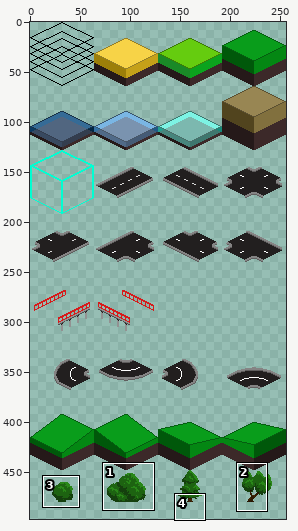
File history of a sprite sheet, internal/ui/assets/geo-spritesheet.png. Above, an overview of the earlier version with the close-up marked.
Close-up. Old version:
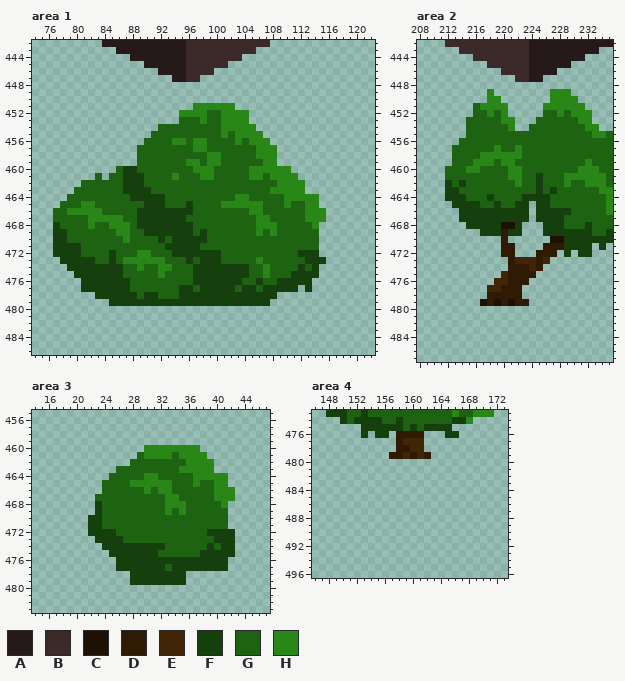
The file is 256x512 pixels. Colours within 5 levels of each other are drawn and written as one. Shown: area 1: x 74..122, y 442..486; area 2: x 208..235, y 442..487; area 3: x 14..47, y 455..483; area 4: x 146..173, y 473..496. The wide view leaves out empty margins. The commit also changed other parts of the picture, which this record leaves out.
Palette (. is transparent): A #251919  B #3c2929  C #1e1103  D #2f1a03  E #402507  F #15400e  G #1d6311  H #298718
Pixels before, area 1, first column x 77:
442 .......AAAAAAAAAAAABBBBBBBBBBBB........
443 .........AAAAAAAAAABBBBBBBBBB..........
444 ...........AAAAAAAABBBBBBBB............
445 .............AAAAAABBBBBB..............
446 ...............AAAABBBB................
447 .................AABB..................
448 .......................................
449 .......................................
450 .......................................
451 ....................HHHHHH.............
452 ..................HHHHGGHHHH...........
453 ..................GGGHGGHHHH...........
454 ...............GGGGGGGGGHHHHH..........
455 ..............GGGGGGGGGGHGHHHH.........
456 .............GGGGHHGHHGGGGHGHHH........
457 ............GGGGGGGGHHGGGGGGGHHH.......
458 ............GGGGGGGGGGHHGGGGGHHH.......
459 ............GGGGGGGHHGHHGGGGGGHH.......
460 .........GFFGGGGGGGGHHHGGGGGHHHHHH.....
461 ......G.GGFFFGGGGHGGGHHGGGGGHHGHHHH....
462 ....GGGGGGFFFGGGGGGGGGGGGGGGGGGGHHHH...
463 ...GGGGGGGFFFFGGGGGGGGGGGGGGGGGHHHHH...
464 ..GGGGGGGGGFFFFFGGGGGGGGGGHHGGGGGHHHHH.
465 .GGGHHGGGGGGGFFFGGGFGGGGHHHHHHGGGHGGHH.
466 GGHHHHHGGGGGFFFFFFFFGGGGGGGGHHGGGGGGHHH
467 GGGGGHHHHHGGFFFFFFFGGGGGGGGGGHHGGGGGHHH
468 FGGGGHGGHHHGFFFFFFFFGGGGGGGGGHHHGGGGGH.
469 FFGGGGGGGHHGGFFFFFFFGFGGGGGGGHGHGGGGGG.
470 FFGGGGGGGGHGGGGFGFFFFFGGGGGGGGGGGGGGGG.
471 FFFFGGGGGGGGGGGGFFFFFGGGGGGGGGGGGGGGGG.
472 FFFFGGGGFGGGHHGGGFFFFFFFGGGGGGGGGGGFFF.
473 .FFFFFGGFGHHHHHHGGGFGFFFGGGGGHGGGGGGFFF
474 ..FFFFFFFFGGHGGHHGGGFFFFFFFFGGHGGGGFGF.
475 ...FFFFFFFGGGGGHGGGGFFFFFFFFGGHGGGFFFF.
476 ....FFFFFFFGGGGGGGGGFFFFFFFGGFGGFFFFF..
477 ....FFFFFFFGGGGGGGFFGFFFFFGFFGFFFFF.F..
478 ......FFFFFFGFFGGGFFFFFFFFFFFFFF.......
479 ........FFFFFFFFFFFFFFFFFFFFFFF........
Pixels before, area 2, first column x 212:
442 BBBBBBBBBBBBAAAAAAAAAAAA
443 ..BBBBBBBBBBAAAAAAAAAA..
444 ....BBBBBBBBAAAAAAAA....
445 ......BBBBBBAAAAAA......
446 ........BBBBAAAA........
447 ..........BBAA..........
448 ........................
449 ......H........HHH......
450 ......HH.......HHHH.....
451 ....GHHHH.....HHHHHH....
452 ....GGHGH.....GGHGHHH...
453 ...GGGGGHH...GGGGGGHH...
454 ...GGGGGGH..GGGGGGGGHH..
455 ...GGGGGGGGGGGGGGGGGGHHG
456 ..GGGGGGGGGGGGGGGGGGGGGG
457 .GGGGGGHGGHGGGGGGGGGGGGG
458 .GGGGHHHHHHGGGGGGGGGGGGG
459 .GGGHHHGHHGGGGGGGGGGHGGG
460 GGGHHGGGGHHGGGGGGGGHHHGG
461 GGGGGGGGGHHGGFGGGHHHHHHG
462 FGFGGGGGGGHGGFGGGHGGHHHG
463 FFGGGGGGGGGGGFGFGGGGGGHH
464 FFFGGGFGGGGFFFFGGGGGGGGH
465 .FFFFGGFGGFF.FFGGGGGGGGH
466 ..FFFFFFFFFF.FFFFFGGGGGH
467 ..FFFFFFFFFF.FFFFGGGGGGG
468 ...FFFFFCCF...FFFGGGFGGG
469 .....FFFDFF...FFFFFFFGGF
470 ........D......CCFFFFFFF
471 ........DD....DDDFFFF.F.
472 ........DD...DDD.F.FF...
473 .........DEEEDE.........
474 .........DDDED..........
475 ........EDDDD...........
476 .......EEDDD............
477 ......EEDDD.............
478 ......DDDDD.............
479 .....CDCDCDD............
Pixels before, area 3, first column x 22:
460 ........HHHHHHHH.....
461 .......GHHHHGHHHH....
462 ......GGGGGGGGHHHH...
463 ....GGGGGGGGGHHHHH...
464 ...GGGGGHHGGGGGHHHHH.
465 ..GGGGHHHHHHGGGHGGHH.
466 ..GGGGGGHGHHGGGGGGHHH
467 .GGGGGGGGGGHHGGGGGHHH
468 .FGGGGGGGGGHHHGGGGGH.
469 .FGGGGGGGGGHGHGGGGGG.
470 FFGGGGGGGGGGGGGGGGGG.
471 FFGGGGGGGGGGGGGGGGGG.
472 FFFFGGGGGGGGGGGGGFFFF
473 .FFFFGGGGGGGGGGGGGFFF
474 ..FFFFFFFFFGGGGGGFGFF
475 ...FFFFFFFGGGGGGFFFFF
476 ....FFFFFFFFFFFFFFFF.
477 ....FFFFFFFGFFFFFFFF.
478 ......FFFFFFFF.......
479 ......FFFFFFFF.......
Pixels before, area 4, first column x 148:
473 FFFGGFGGGGGGGGGGGGHGGHHH
474 ..FGFFFFGGFGGGGGGGFFH...
475 .....FFFFFFGFGFFFF......
476 .....F.FF.DDDD...FF.....
477 ..........DEEE..........
478 ..........DDEE..........
479 .........DDEDED.........
After:
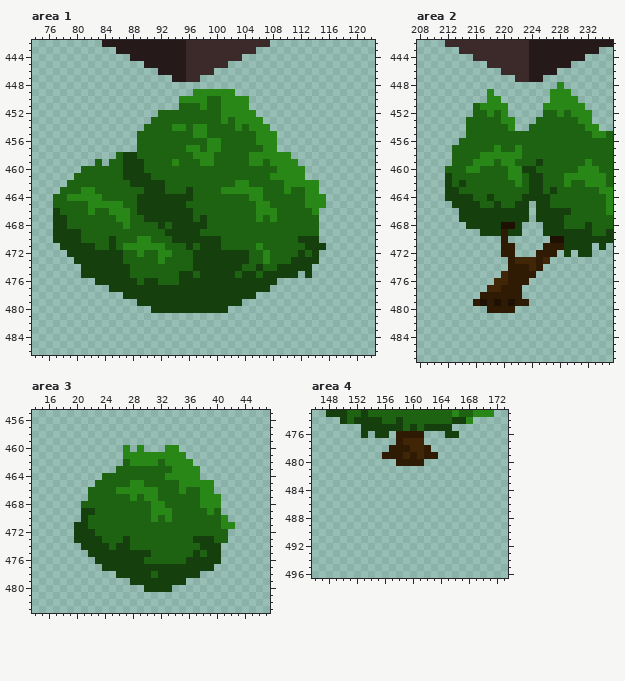
Edits made:
Changed rows in their new state; - is an unchanged pixel.
Area 1:
first column x 77:
449 --------------------HHHHHH-------------
450 ------------------HHHHGGHHHH-----------
451 ------------------GGG-GG--HH-----------
452 ---------------GGGGGGG------H----------
453 --------------GGGG---G---G--HH---------
454 -------------GG--HH-HH--GG-G-HH--------
455 ------------GG------HH--G-GGG-HH-------
456 ------------G----GG-GGHH--G-G--H-------
457 -------------------H-GHH-----G---------
458 ---------GFF--------HH-G----H---HH-----
459 ------G-GGFFF----H-GGH-G----HHG-HHH----
460 ----GGGGG---F-------GGG-----GGGG--HH---
461 ---GGG-G-----F---G---GG-----GG-----H---
462 --GG------G--FFF----------HH----G---HH-
463 -GG-HH----GGG-FF---F----HHHHHH-GG-GGHH-
464 GGHHHHH----G----FFFF------GGHH---GGG--H
465 G---G-HHHH--F---FFFG----GGGGG-H--G----H
466 F-GGG-G-HHH-----------------G-HH----G-.
467 FF---GGGG-H-G------F-F--------GH----GG.
468 -F---G--GG--GGG-G---FF-------GGG-----G-
469 --FF-----GG--GGG----FG-------G-G-------
470 --FF----F-G-HH-G------FF-----------FFF-
471 .---FF--F-HHHHHHGGG-GFFF-----H------FFF
472 ..--FFFF-F---G-HHGGG----FFFF--H-----G--
473 -..---FF-FGGGGG----GF---FFFF-GH---FF--.
474 --..------F-G--GG----------G-FG-FFF-F.-
475 ---.------F----G--FFG-----G-F-FFFF-.-.-
476 ----..-----F-FF---FF-------FF-FF.....--
477 ----....---FFFFFFF--F-----F--F-....-.--
478 ------....--F--FFF-----------...-------
479 --------....---------------....--------
480 --------------FFFFFFFFFFF--------------
Area 2:
first column x 228:
448 H
first column x 212:
459 -------------F
460 -----------FF-
461 F-----------F-
462 ------------F-
463 ------------F-
464 ---F----------
first column x 216:
478 -D----
479 D-----
480 --DDDD
Area 3:
first column x 20:
460 -------H-H...--...-----
461 -------HHH----H-...----
462 -------GHHHH-HHH-...---
463 --------------H---..---
464 ----G-----GG-HHHH-....-
465 ---G------GGGG-HH-HH..-
466 --GG--HHHH-HGG-H--HH...
467 --G-----H-HH-GG---HH-..
468 -GGG-------HHGGG--HHH.-
469 -FFG-------HH--G---H-.-
470 -FGG-------H-H-------H-
471 FFGG-----------------HH
472 FF-GGG-------------GGG.
473 FFF-GGGF---------FFFGG.
474 -FFF-G--GGGGG-----F-F..
475 --FFF------G-----FG--..
476 ---FFF----GGGGGG-----.-
477 ----FF-------F------..-
478 ------FF---G----FF-----
480 ----------FFFF---------
Area 4:
first column x 156:
478 -D----D-
479 D------D
480 --DDDD--
Changed places in both close-ups, as pixel boxes (x1, y1, x2, y2):
changed: (53, 89, 326, 313)
added: (557, 82, 564, 89)
changed: (522, 159, 543, 194)
changed: (445, 173, 473, 201)
added: (473, 292, 515, 313)
changed: (74, 445, 235, 592)
added: (382, 445, 438, 466)
